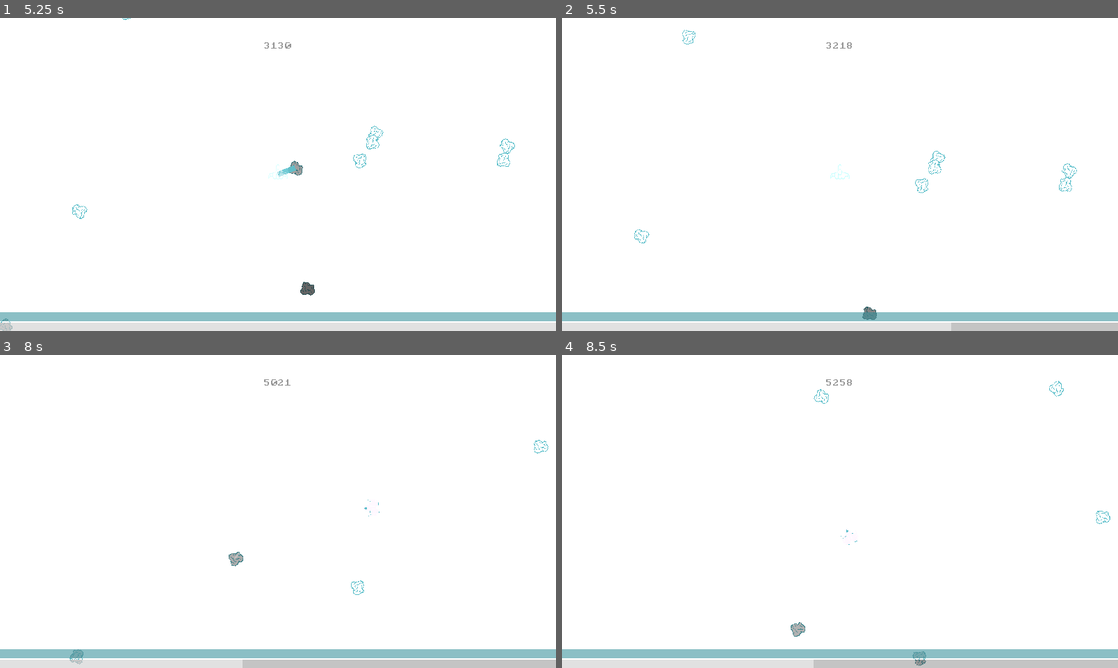
Above: before the commit, frames 1-4 (two rows, left to right).
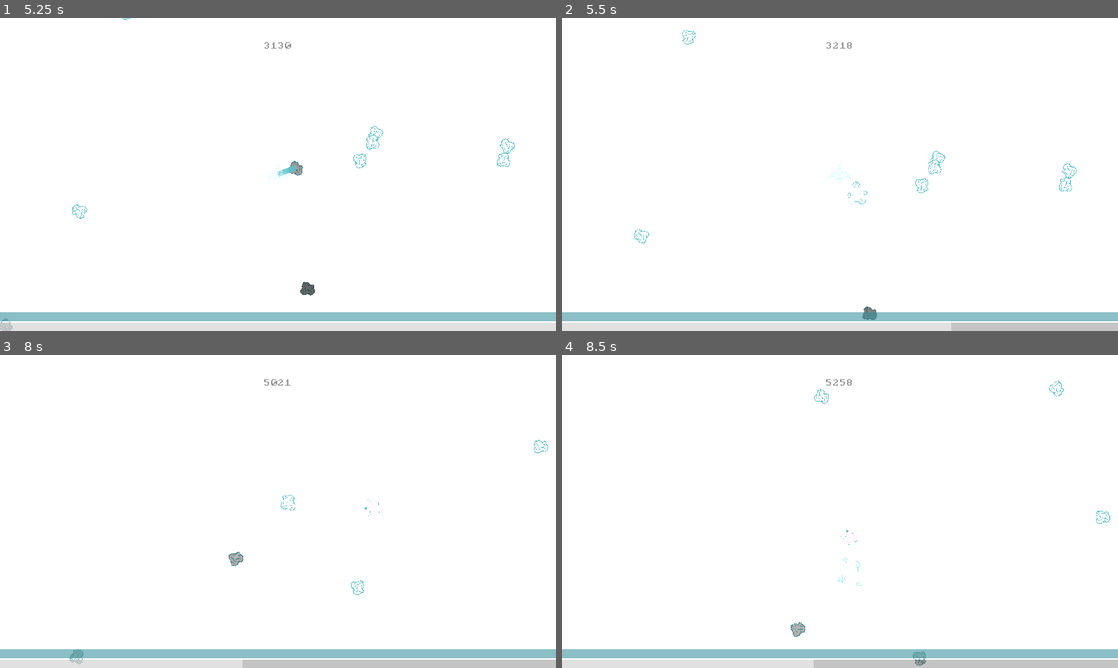
Above: after the commit, the same moments.

Repository: lajollagamesclub/project-mark
Game: Godot game, scene res://Main.tscn
Two runs of this game, one before a commit and one after it. Both use one fixed random seed, a clock stepped at 60 frames per second and the inputs below. The engine's default icon, where the game draws it, is replaced by a stand-in: a white triangle on a blue panel in a dark square.
Inputs:
- Up to frame 1 (5.25 s): hold E (g_dash_right) 0.53-1.28 s; tap Space (g_dash) every 0.75 s from 0.6 to 5.1 s; hold S (g_down) 1.28-2.03 s; hold E (g_dash_right) 2.03-2.78 s; hold Up (g_fire_up) 2.78-3.53 s; hold Q (g_dash_left) 3.53-5.03 s; tap Enter at 4.25 s; hold S (g_down) from 5.03 s (still down)
- Up to frame 2 (5.5 s): keep holding S (g_down)
- Up to frame 3 (8 s): release S (g_down) at 5.78 s; hold E (g_dash_right) 5.78-6.53 s; tap Space (g_dash) at 5.85, 6.6, 7.35 s; hold Up (g_fire_up) 6.53-7.28 s; hold E (g_dash_right) from 7.28 s (still down)
- Up to frame 4 (8.5 s): release E (g_dash_right) at 8.03 s; hold S (g_down) from 8.03 s (still down); tap Space (g_dash) at 8.1 s

Frame 1 is identical in both runs. In frame 2, less than 0.1% of the frame differs, in the area x 51-55%, y 52-60%; in frame 3, less than 0.1%, in the area x 50-54%, y 44-50%; in frame 4, less than 0.1%.

Commit message:
Add destroyed asteroid particles

Diff:
--- a/src/Asteroid.gd
+++ b/src/Asteroid.gd
@@ -54,5 +54,8 @@
 	queue_free()
 
 func explode():
-	print("boom")
+	var cur_destroyed_asteroid: Node2D = preload("res://DestroyedAsteroid.tscn").instance()
+	get_parent().add_child(cur_destroyed_asteroid)
+	cur_destroyed_asteroid.global_position = global_position
+	cur_destroyed_asteroid.rotation = $Sprite.rotation
 	die()
--- /dev/null
+++ b/src/AsteroidFragment.gd
@@ -0,0 +1,13 @@
+extends Sprite
+
+var rot_velocity: float = 0.0
+var move_velocity: float = 0.0
+
+func _ready():
+	randomize()
+	rot_velocity = rand_range(-PI, PI)
+	move_velocity = rand_range(30.0, 80.0)
+
+func _process(delta):
+	rotation += rot_velocity*delta
+	position += (position).normalized()*move_velocity*delta
--- /dev/null
+++ b/src/AsteroidFragment.tscn
@@ -0,0 +1,10 @@
+[gd_scene load_steps=3 format=2]
+
+[ext_resource path="res://asteroid-fragment-1.png" type="Texture" id=1]
+[ext_resource path="res://AsteroidFragment.gd" type="Script" id=2]
+
+[node name="AsteroidFragment" type="Sprite"]
+position = Vector2( -12.203, -6.90833 )
+scale = Vector2( 2, 2 )
+texture = ExtResource( 1 )
+script = ExtResource( 2 )
--- /dev/null
+++ b/src/DestroyedAsteroid.gd
@@ -0,0 +1,8 @@
+extends Node2D
+
+onready var fragments_node: Node2D = $Fragments
+
+func _process(delta):
+	modulate.a -= 0.5*delta
+	if modulate.a <= 0.0:
+		queue_free()
--- /dev/null
+++ b/src/DestroyedAsteroid.tscn
@@ -0,0 +1,29 @@
+[gd_scene load_steps=6 format=2]
+
+[ext_resource path="res://asteroid-fragment-2.png" type="Texture" id=1]
+[ext_resource path="res://asteroid-fragment-3.png" type="Texture" id=2]
+[ext_resource path="res://AsteroidFragment.tscn" type="PackedScene" id=3]
+[ext_resource path="res://asteroid-fragment-4.png" type="Texture" id=4]
+[ext_resource path="res://DestroyedAsteroid.gd" type="Script" id=5]
+
+[node name="DestroyedAsteroid" type="Node2D"]
+position = Vector2( 500, 500 )
+rotation = 1.5708
+script = ExtResource( 5 )
+
+[node name="Fragments" type="Node2D" parent="."]
+position = Vector2( 0, 2 )
+
+[node name="Fragment1" parent="Fragments" instance=ExtResource( 3 )]
+
+[node name="Fragment2" parent="Fragments" instance=ExtResource( 3 )]
+position = Vector2( 10.8498, -13.8218 )
+texture = ExtResource( 1 )
+
+[node name="Fragment3" parent="Fragments" instance=ExtResource( 3 )]
+position = Vector2( 16.9811, 1.80225 )
+texture = ExtResource( 2 )
+
+[node name="Fragment4" parent="Fragments" instance=ExtResource( 3 )]
+position = Vector2( -3.21584, 14.13 )
+texture = ExtResource( 4 )
Binary file added: src/asteroid-fragment-1.png
Not shown, added: src/asteroid-fragment-1.png.import
Binary file added: src/asteroid-fragment-2.png
Not shown, added: src/asteroid-fragment-2.png.import
Binary file added: src/asteroid-fragment-3.png
Not shown, added: src/asteroid-fragment-3.png.import
Binary file added: src/asteroid-fragment-4.png
Not shown, added: src/asteroid-fragment-4.png.import
